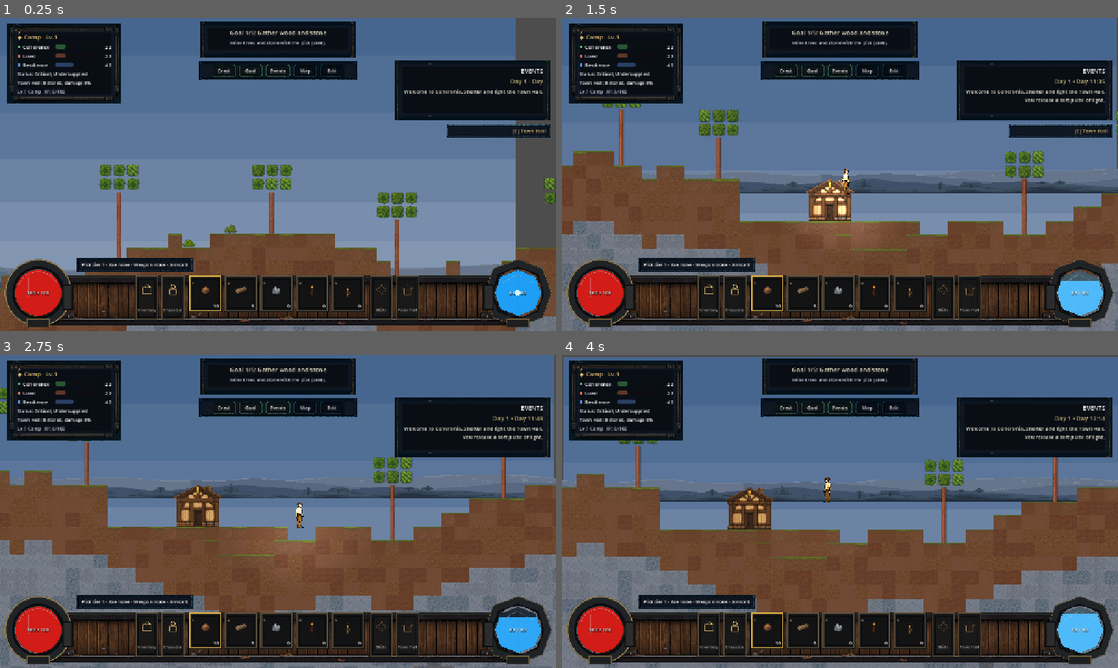
Above: before the commit, frames 1-4 (two rows, left to right).
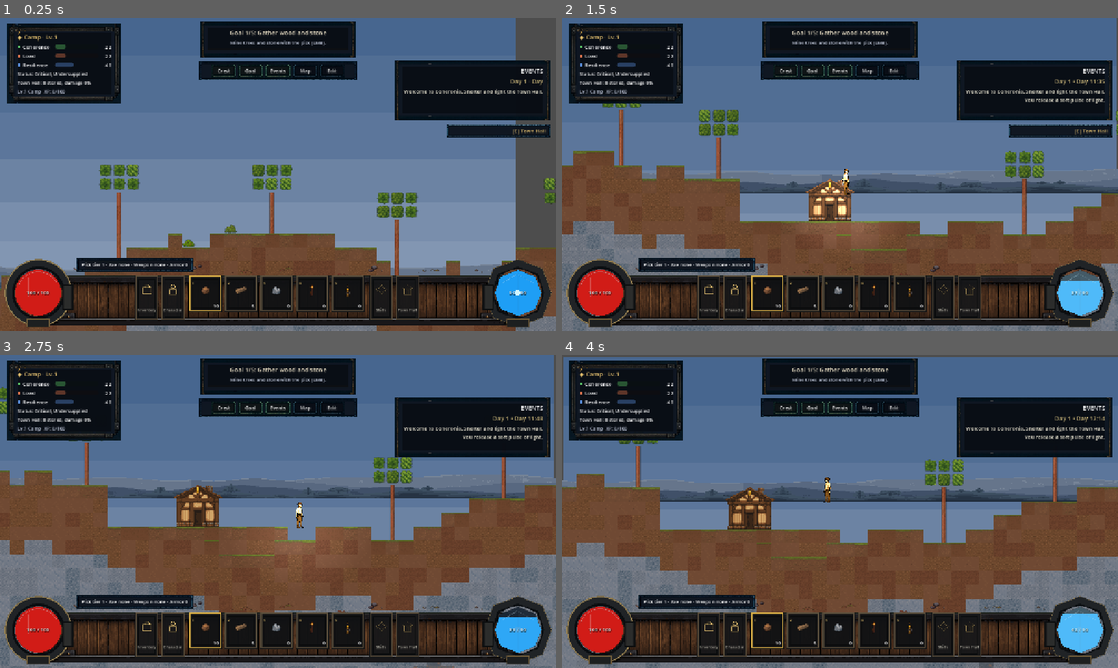
Above: after the commit, the same moments.

Repository: ppeck1/coheronia
Game: Godot game, scene res://scenes/main/Main.tscn
The game is run twice, just before and just after one commit, with the same random seed, the same clock (stepped at 60 frames per second) and the same inputs. This scene is started directly instead of the project's main scene.
Inputs (mouse positions are in pixels of both pictures, inside the frame that each line leads up to):
- Up to frame 1 (0.25 s): no input
- Up to frame 2 (1.5 s): tap Enter at 0.5 s; move the mouse to (962, 158) at 0.52 s; hold D (move_right) 0.53-1.25 s; tap R (attune_pulse) at 0.6 s; click (962, 158) at 0.67 s; tap Space (jump) at 0.77 s; drag from (728, 190) to (812, 237) at 1.27 s
- Up to frame 3 (2.75 s): move the mouse to (333, 442) at 2.02 s; hold D (move_right) from 2.03 s (still down); tap H (eat_food) at 2.1 s
- Up to frame 4 (4 s): release D (move_right) at 2.75 s; drag from (812, 574) to (673, 464) at 2.77 s; move the mouse to (1006, 558) at 3.52 s; hold A (move_left) from 3.53 s (still down); tap 1 (hotbar_1) at 3.6 s; tap Space (jump) at 3.77 s

The runs differ from the first frame. In frame 1, 0.1% of the frame differs, in the area x 13-87%, y 78-98%; in frame 2, 0.1%; in frame 3, 0.1%; in frame 4, 0.1%.

Commit message:
Attach HUD trim to the upper rail

Diff:
--- a/art/generated/ui_painted/hud_dock_layout.json
+++ b/art/generated/ui_painted/hud_dock_layout.json
@@ -143,6 +143,7 @@
     "dock_foreground_trim.png": {
       "min_coverage": 0.002,
       "max_coverage": 0.05,
+      "alpha_baseline_y": 50,
       "transparent_rects": [
         [
           8,
--- a/art/source_templates/hud_dock/hud_dock_layout.json
+++ b/art/source_templates/hud_dock/hud_dock_layout.json
@@ -143,6 +143,7 @@
     "dock_foreground_trim.png": {
       "min_coverage": 0.002,
       "max_coverage": 0.05,
+      "alpha_baseline_y": 50,
       "transparent_rects": [
         [
           8,
--- a/scripts/main/smoke_test.gd
+++ b/scripts/main/smoke_test.gd
@@ -1189,6 +1189,13 @@
 			break
 	var _fq21_trim_tex: Texture2D = hud._painted_texture("dock_foreground_trim")
 	var _fq21_trim_img: Image = _fq21_trim_tex.get_image() if _fq21_trim_tex != null else null
+	var _fq21_alpha_rules: Dictionary = _fq21_geometry.get("alpha_rules", {})
+	var _fq21_trim_rule: Dictionary = _fq21_alpha_rules.get("dock_foreground_trim.png", {})
+	var _fq21_trim_baseline_y := int(_fq21_trim_rule.get("alpha_baseline_y", -1))
+	var _fq21_trim_used: Rect2i = _fq21_trim_img.get_used_rect() \
+		if _fq21_trim_img != null else Rect2i()
+	var _fq21_trim_on_upper_rail: bool = _fq21_trim_baseline_y >= 0 \
+		and _fq21_trim_used.end.y == _fq21_trim_baseline_y
 	var _fq21_trim_keepouts := _fq21_trim_img != null
 	if _fq21_trim_img != null:
 		for _fq21_vessel_name in ["health", "attunement"]:
@@ -1210,8 +1217,9 @@
 		_fq21_frame_clear and _fq21_slots_uniform and _fq21_map_padded \
 		and _fq21_full_nav_cell and _fq21_visible_nav_label \
 		and _fq21_json_content and _fq21_rail_aligned \
-		and _fq21_trim_keepouts and _fq21_native_integer,
-		"frame_clear=%s slot_size=%s selected=%s gap=%.1f map=%s nav_h=%.1f label=%s content=%s rail_y=%.1f aligned=%s trim=%s integer=%s" % [
+		and _fq21_trim_on_upper_rail and _fq21_trim_keepouts \
+		and _fq21_native_integer,
+		"frame_clear=%s slot_size=%s selected=%s gap=%.1f map=%s nav_h=%.1f label=%s content=%s rail_y=%.1f aligned=%s trim_baseline=%d trim_end=%d trim=%s integer=%s" % [
 			str(_fq21_frame_clear),
 			_fq21_slot_normal.get_size() if _fq21_slot_normal != null else Vector2.ZERO,
 			_fq21_slot_selected.get_size() if _fq21_slot_selected != null else Vector2.ZERO,
@@ -1219,6 +1227,7 @@
 			_fq21_town_hit.size.y if _fq21_town_hit != null else 0.0,
 			str(_fq21_visible_nav_label), str(_fq21_json_content),
 			_fq21_control_rail_y, str(_fq21_rail_aligned),
+			_fq21_trim_baseline_y, _fq21_trim_used.end.y,
 			str(_fq21_trim_keepouts),
 			str(_fq21_native_integer)])
 
Binary file changed: art/generated/ui_painted/dock_foreground_trim.png
Binary file changed: art/source_templates/hud_dock/dock_foreground_trim.png
Binary file changed: art/source_templates/hud_dock/hud_dock_composite_preview.png
Not shown, changed: art/source_templates/hud_dock/README.md
Not shown, changed: docs/wiki/hud_asset_replacement_studio.html
Not shown, changed: docs/wiki/hud_asset_replacement_studio.md
Not shown, changed: scripts/art/build_hud_kit_placeholders.py
Not shown, changed: scripts/art/sync_hud_kit.py
